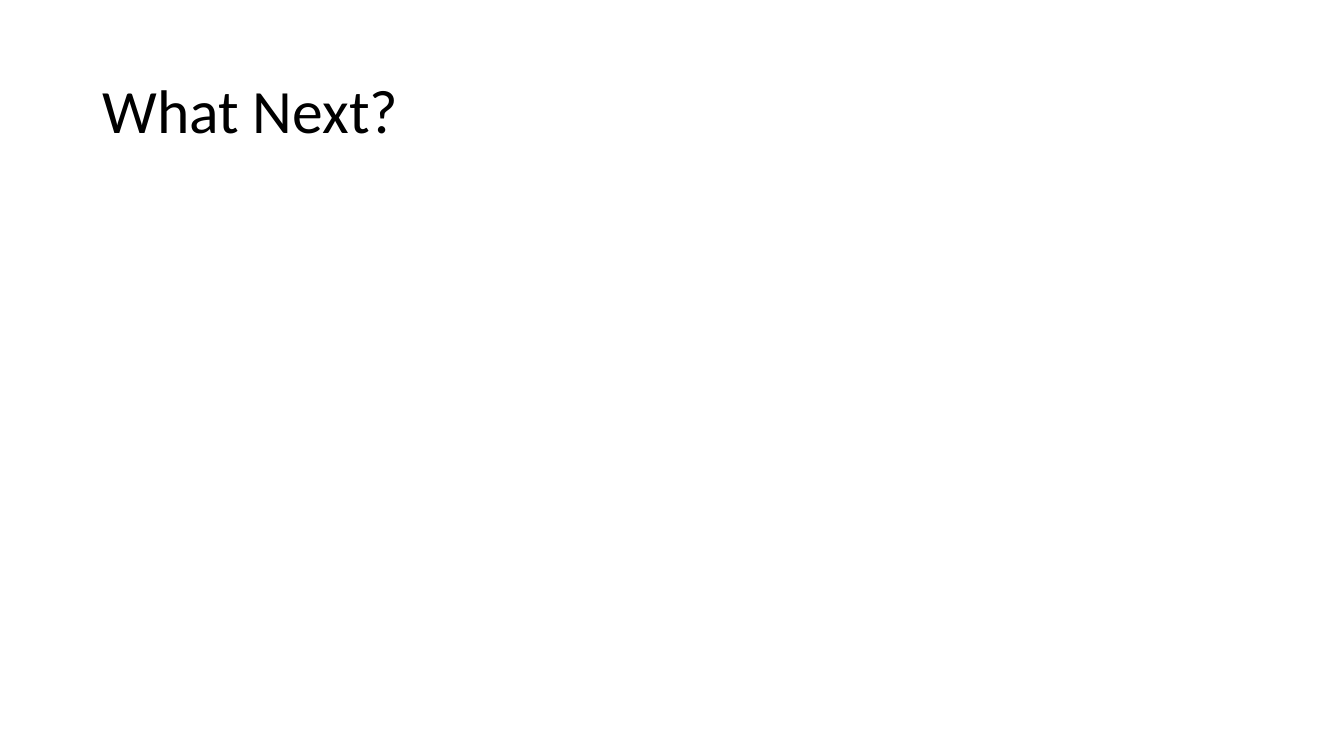
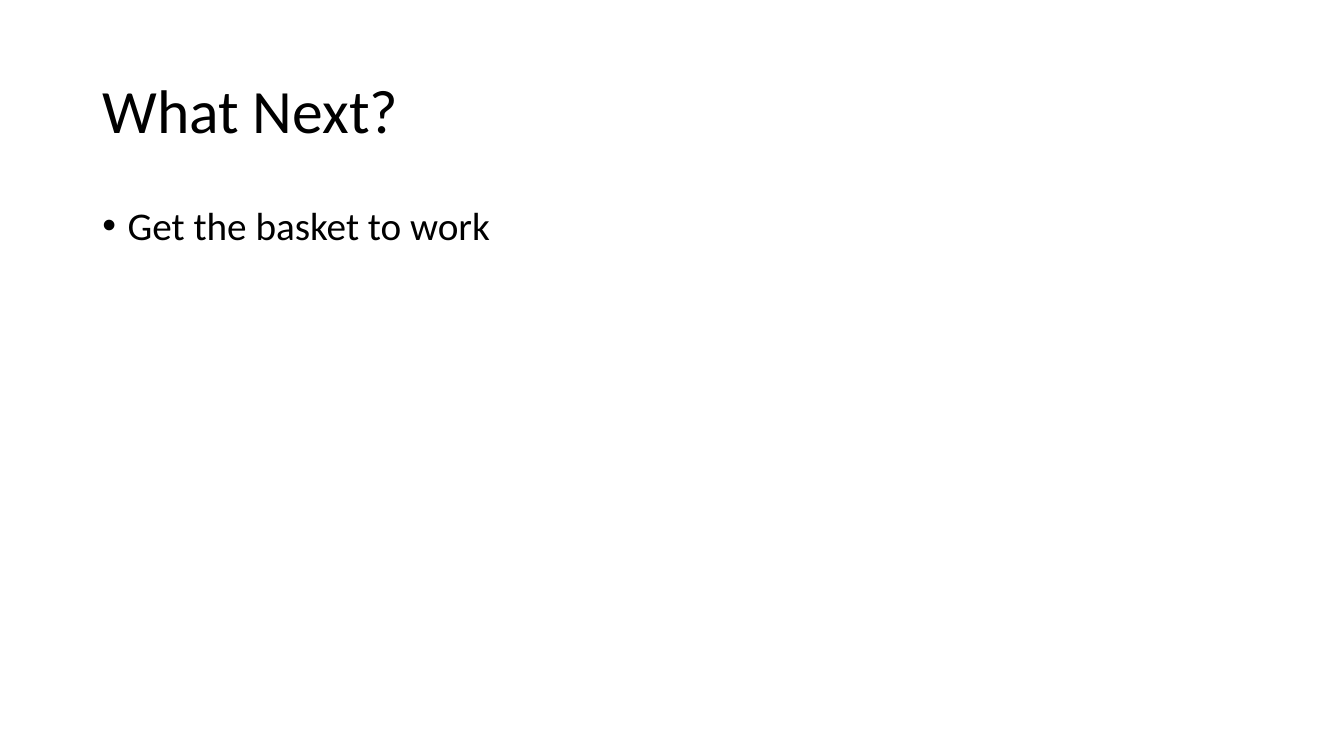
Before and after one commit to cawelch/hoop-never-misses, a slide deck: slide 7 of Weekly Presentations/Week 11.pptx (slide 5 before the commit). Drawn at 1344x756 pixels with LibreOffice and Linux fonts; fonts in the diff are those of the drawing. Boxes give left, top, right and bottom in pixels: in the first picture for what was removed or moved away, otherwise in the second. Text is boxed around its words. In the diff, an @@ line names an element or a change of style, - is before the commit and + after.

```diff
--- a/Weekly Presentations/Week 11.pptx
+++ b/Weekly Presentations/Week 11.pptx
@@ text added at [128, 212, 490, 241], 28 pt, text #000000 @@
+• Get the basket to work
```
Also in this commit, not shown: 3 other slides changed, 2 slides added, 25 other files.
